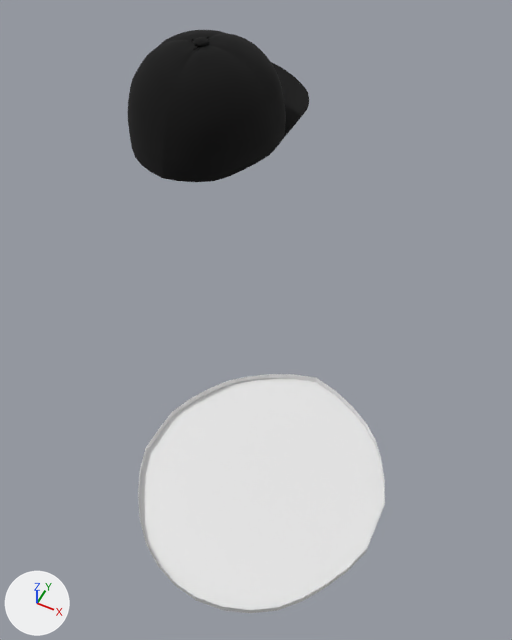
An edit to the FBX model Assets/__MyAssets/Items/cap1.fbx, drawn before and after from the same camera.
Both versions are drawn from a 50 mm lens placed at (1.129, -1.877, 1.434), pointed at (0.529, -0.677, -0.066). The lights are fixed; the arrows at lower left show +X, +Y and +Z. Where no turn or scale is listed for an object, it has been applied to the vertices.

The older version as bpy lines, for what is in view:
```python
me_구체_003 = bpy.data.meshes.new('구체.003')
me_구체_003.from_pydata(...)  # 64 vertices, 33 faces; spans x -0.271..0.271, y -0.301..0.306, z -0.024..0.014
me_구체_009 = bpy.data.meshes.new('구체.009')
me_구체_009.from_pydata(...)  # 7012 vertices, 6808 faces; spans x -0.273..0.273, y -0.303..0.519, z -0.011..0.325
me_구체_009.materials.append(mat_black)  # black #000000
ob_구체_003 = bpy.data.objects.new('구체.003', me_구체_003)
ob_구체_003.location = (0.781, -1.152, 0.0)
ob_구체_004 = bpy.data.objects.new('구체.004', me_구체_009)
ob_구체_004.location = (0.0, 0.0, 0.0)
```
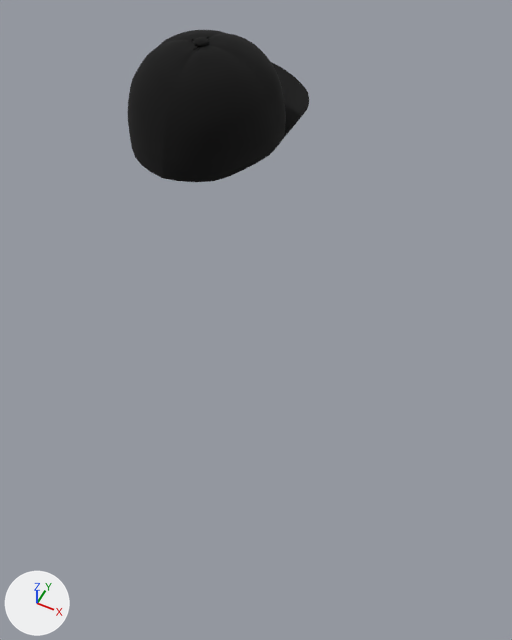
The change, as JSON lines over the scene's bpy script:
```json
{"op": "remove", "block": "ob_구체_003", "code": ["ob_구체_003 = bpy.data.objects.new('구체.003', me_구체_003)", "ob_구체_003.location = (0.781, -1.152, 0.0)"]}
```

Location of each change, [x1, y1, x2, y2] in pixels of the pictures (512 x 640 px):
```json
{"object": "구체.003", "change": "deleted", "before": [138, 374, 385, 613]}
```
